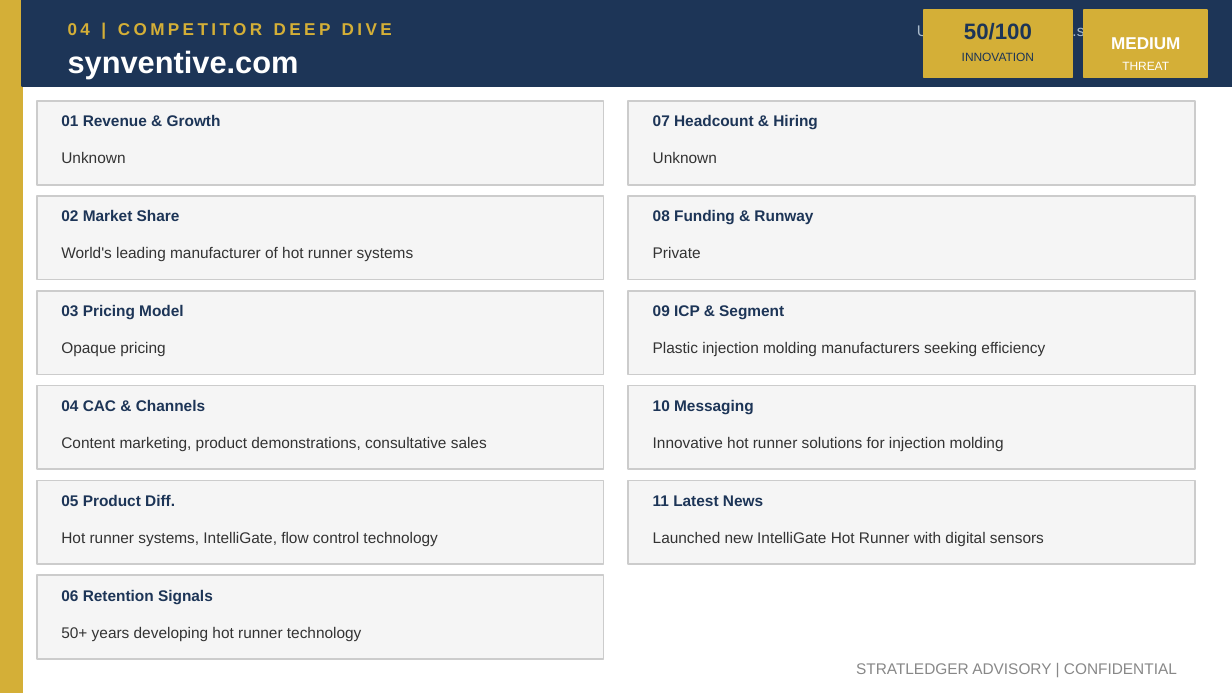
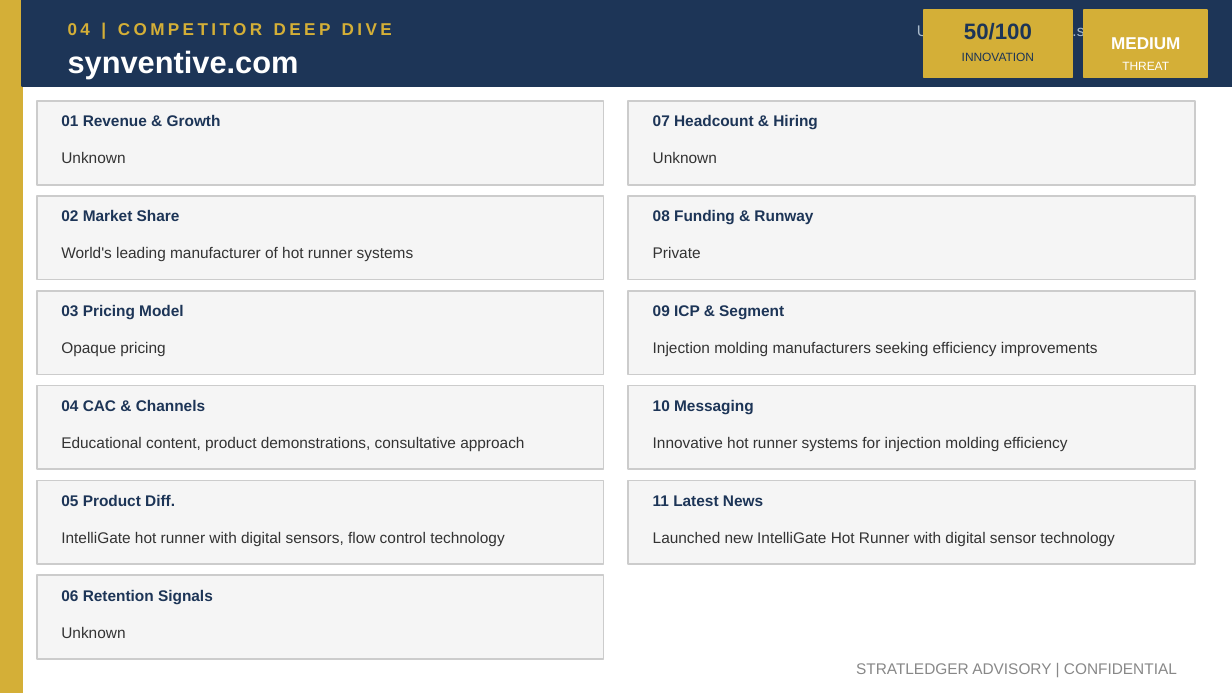
Before and after one commit to apexmakeshop-dot/droplet-commands, a slide deck: slide 8 of mesh_bioplastics_CI_Report.pptx. Drawn at 1232x693 pixels with LibreOffice and Linux fonts; fonts in the diff are those of the drawing. Boxes give left, top, right and bottom in pixels: in the first picture for what was removed or moved away, otherwise in the second. Text is boxed around its words. In the diff, an @@ line names an element or a change of style, - is before the commit and + after.

```diff
--- a/mesh_bioplastics_CI_Report.pptx
+++ b/mesh_bioplastics_CI_Report.pptx
@@ text at [653, 342, 1098, 356]: text changed @@
-Plastic injection molding manufacturers seeking efficiency
+Injection molding manufacturers seeking efficiency improvements
@@ text at [61, 437, 524, 451]: text changed @@
-Content marketing, product demonstrations, consultative sales
+Educational content, product demonstrations, consultative approach
@@ text at [653, 437, 1068, 451]: text changed @@
-Innovative hot runner solutions for injection molding
+Innovative hot runner systems for injection molding efficiency
@@ text at [61, 532, 504, 546]: text changed @@
-Hot runner systems, IntelliGate, flow control technology
+IntelliGate hot runner with digital sensors, flow control technology
@@ text at [653, 532, 1114, 546]: text changed @@
-Launched new IntelliGate Hot Runner with digital sensors
+Launched new IntelliGate Hot Runner with digital sensor technology
@@ text at [61, 627, 125, 638]: text changed @@
-50+ years developing hot runner technology
+Unknown
```
Also in this commit, not shown: 4 other slides changed.
